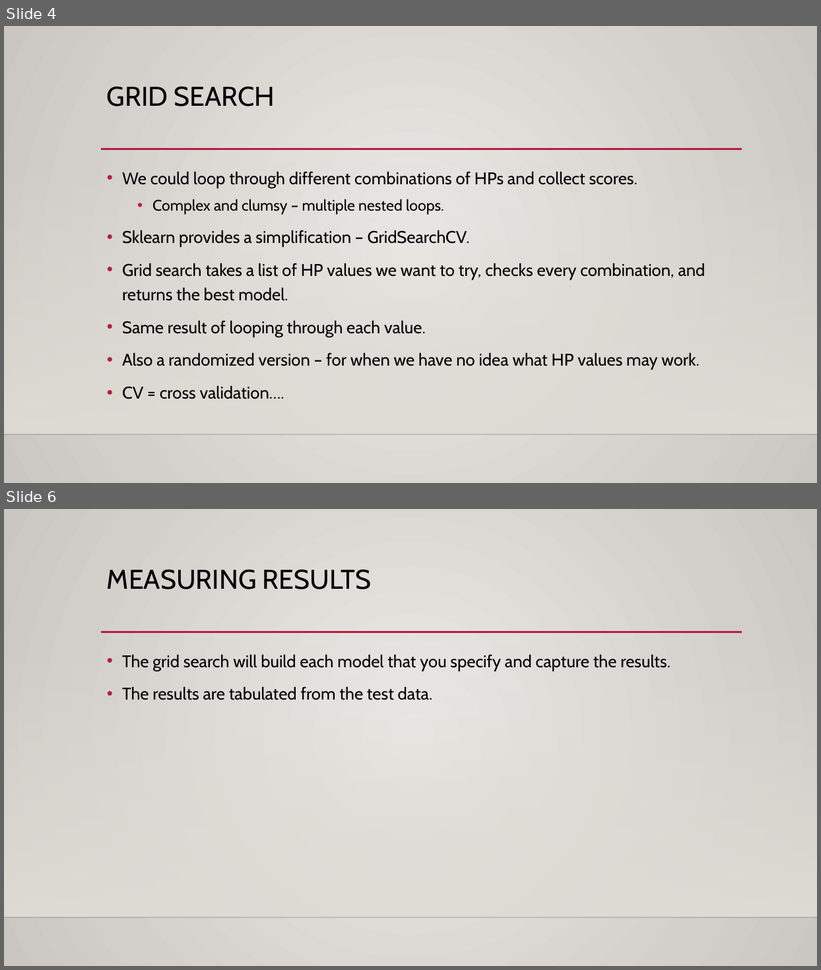
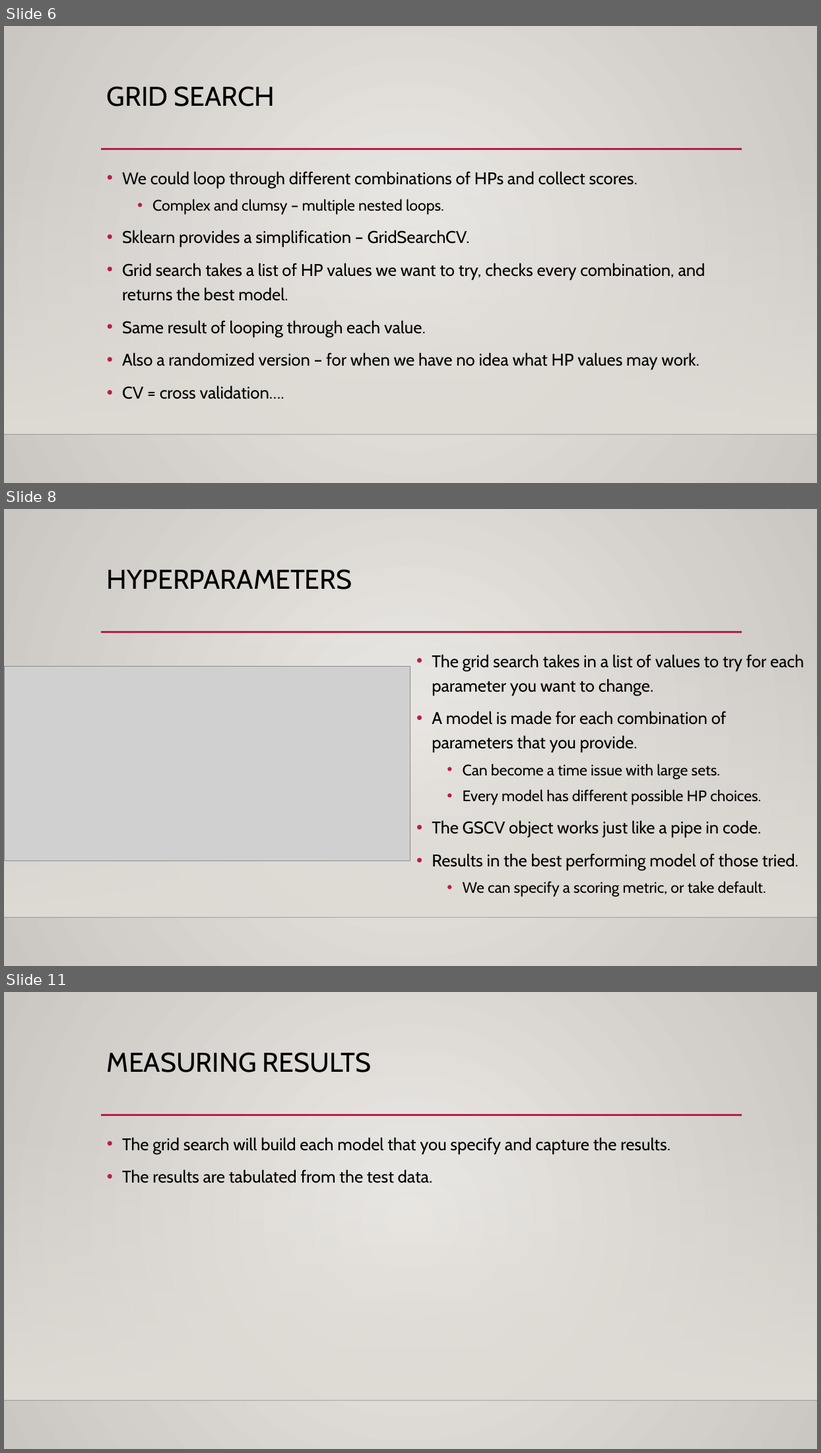
Before and after one commit to glennybarnes/Intro_to_Machine_Learning_Students, a slide deck: reference_content/Slides/004_Gridsearch.pptx. Shown one above the other, each under a label of ours: slides 4 and 6 before the commit, slides 6, 8 and 11 after it; the slides between them are not shown. The pictures are 821x970 and 821x1453 pixels, drawn with LibreOffice and Linux fonts; fonts in the diff are those of the drawing; grey boxes stand for pictures; background and template pictures are left out. Boxes give left, top, right and bottom in pixels: in the first picture for what was removed or moved away, otherwise in the second. Text is boxed around its words. In the diff, an @@ line names an element or a change of style, - is before the commit and + after.

```diff
--- a/reference_content/Slides/004_Gridsearch.pptx
+++ b/reference_content/Slides/004_Gridsearch.pptx
@@ slide 8 added at [4, 509, 817, 966], background gradient #ECEAE7 to #CAC7C1; not listed: 3 template elements that a slide beside it also shows @@
@@ title added at [107, 569, 352, 590], 32 pt, text #000000 @@
+HYPERPARAMETERS
@@ picture added at [4, 666, 411, 861] @@
@@ text added at [432, 654, 804, 897], 20 pt, text #000000 @@
+• The grid search takes in a list of values to try for each parameter you want to change.
+• A model is made for each combination of parameters that you provide.
+  • Can become a time issue with large sets.
+  • Every model has different possible HP choices.
+• The GSCV object works just like a pipe in code.
+• Results in the best performing model of those tried.
+  • We can specify a scoring metric, or take default.
@@ what was slide 4 is now slide 6 @@
@@ what was slide 6 is now slide 11 @@
```
Also in this commit, not shown: 1 slide changed, 7 other slides added, 5 other files.
